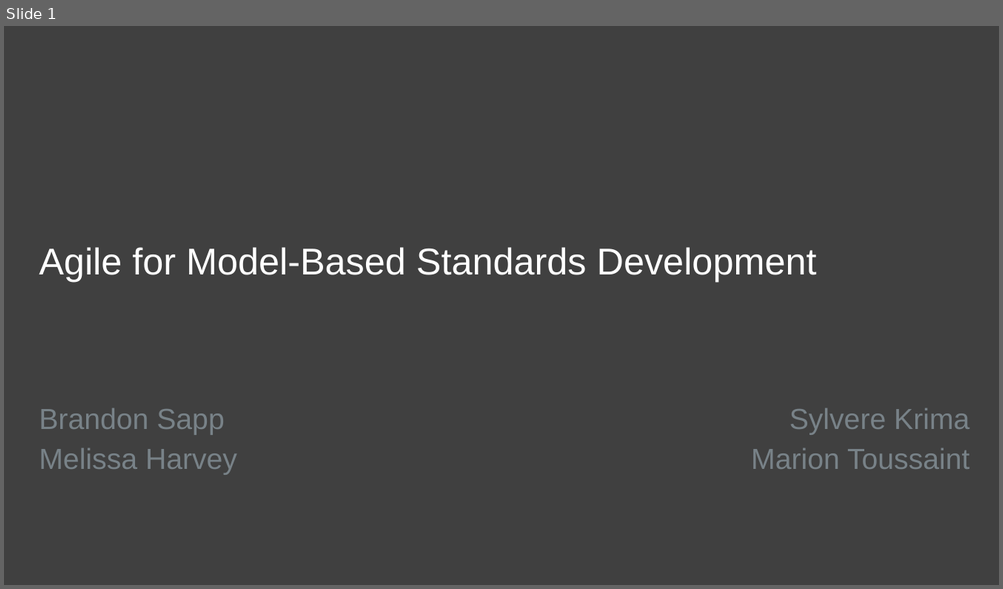
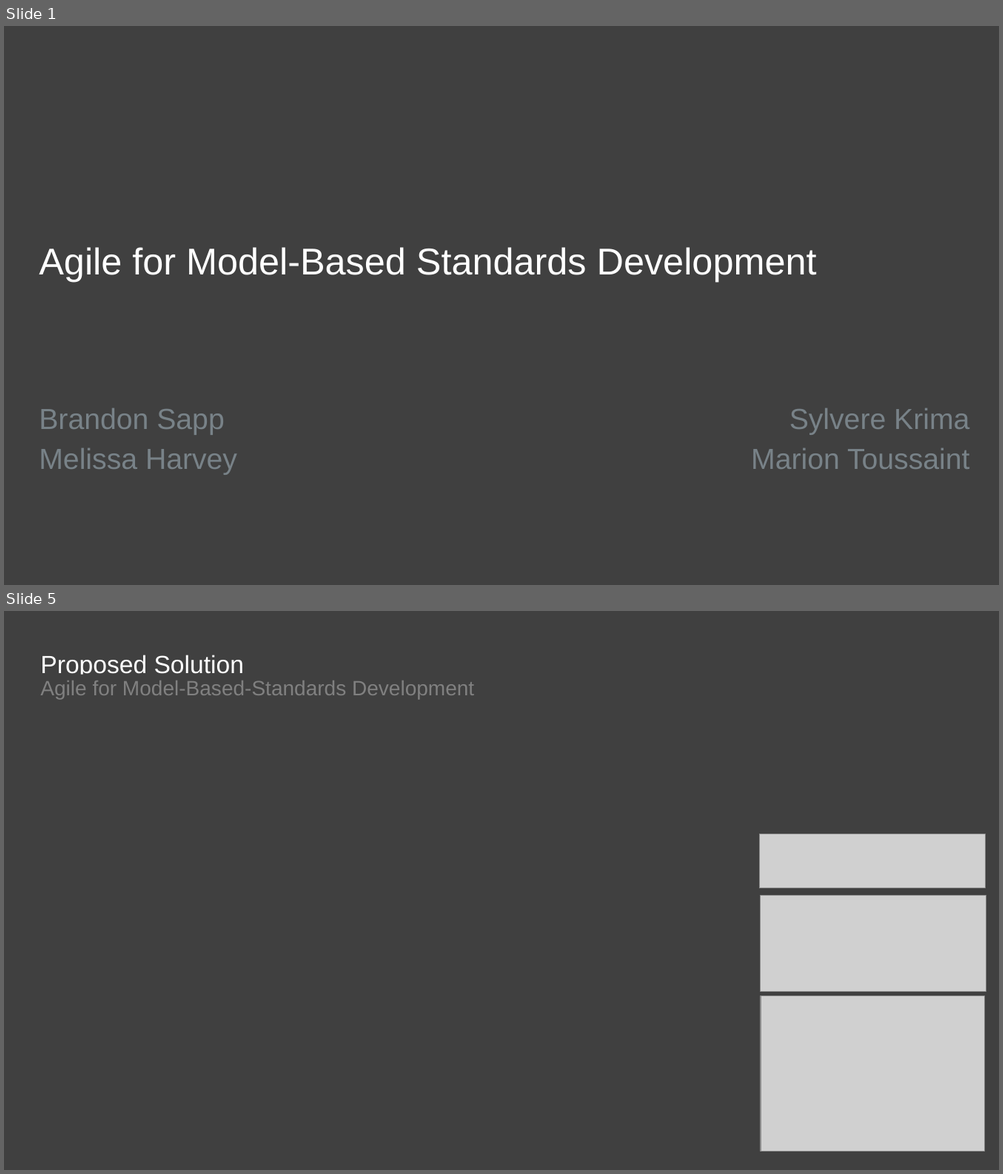
Before and after one commit to agile4mbsd/papers, a slide deck: 01 - Agile for Model-Based Standards Development/D - Presentations/PDES.Presentation.pptx. Shown one above the other, each under a label of ours: slide 1 before the commit, slides 1 and 5 after it; the slides between them are not shown. The pictures are 1003x589 and 1003x1174 pixels, drawn with LibreOffice and Linux fonts; fonts in the diff are those of the drawing; grey boxes stand for pictures; background and template pictures are left out. Boxes give left, top, right and bottom in pixels: in the first picture for what was removed or moved away, otherwise in the second. Text is boxed around its words. In the diff, an @@ line names an element or a change of style, - is before the commit and + after.

```diff
--- a/01 - Agile for Model-Based Standards Development/D - Presentations/PDES.Presentation.pptx
+++ b/01 - Agile for Model-Based Standards Development/D - Presentations/PDES.Presentation.pptx
@@ slide 5 added at box(4, 611, 999, 1170), background #404040 @@
@@ title added at box(40, 655, 244, 675), 24 pt, text #FFFFFF @@
+Proposed Solution
@@ text added at box(40, 681, 474, 700), 20 pt, text #808080 @@
+Agile for Model-Based-Standards Development
@@ picture added at box(759, 834, 984, 889) @@
@@ picture added at box(760, 895, 986, 991) @@
@@ picture added at box(760, 997, 984, 1152) @@
```
Also in this commit, not shown: 2 slides changed, 3 other slides added, 4 slides removed.
